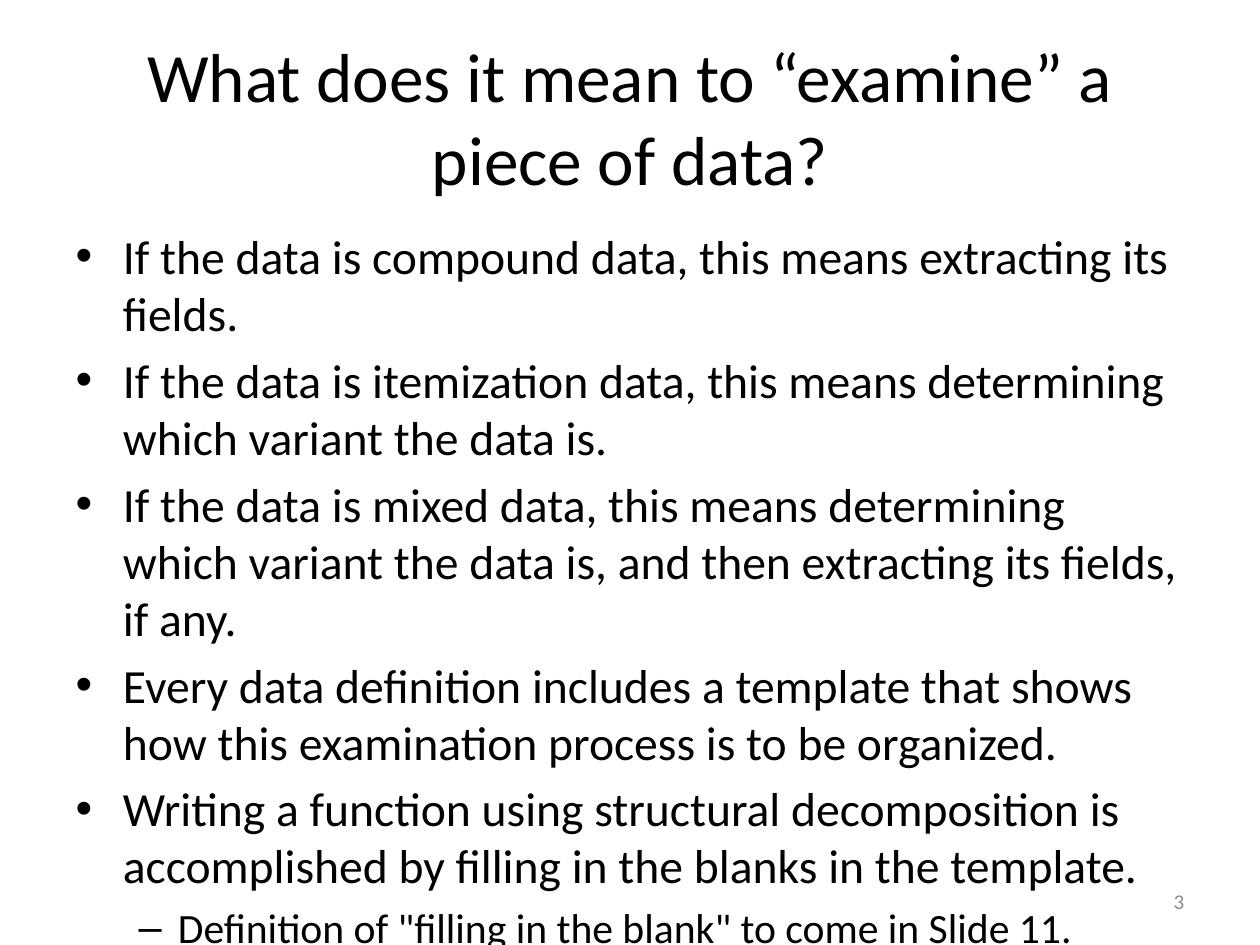
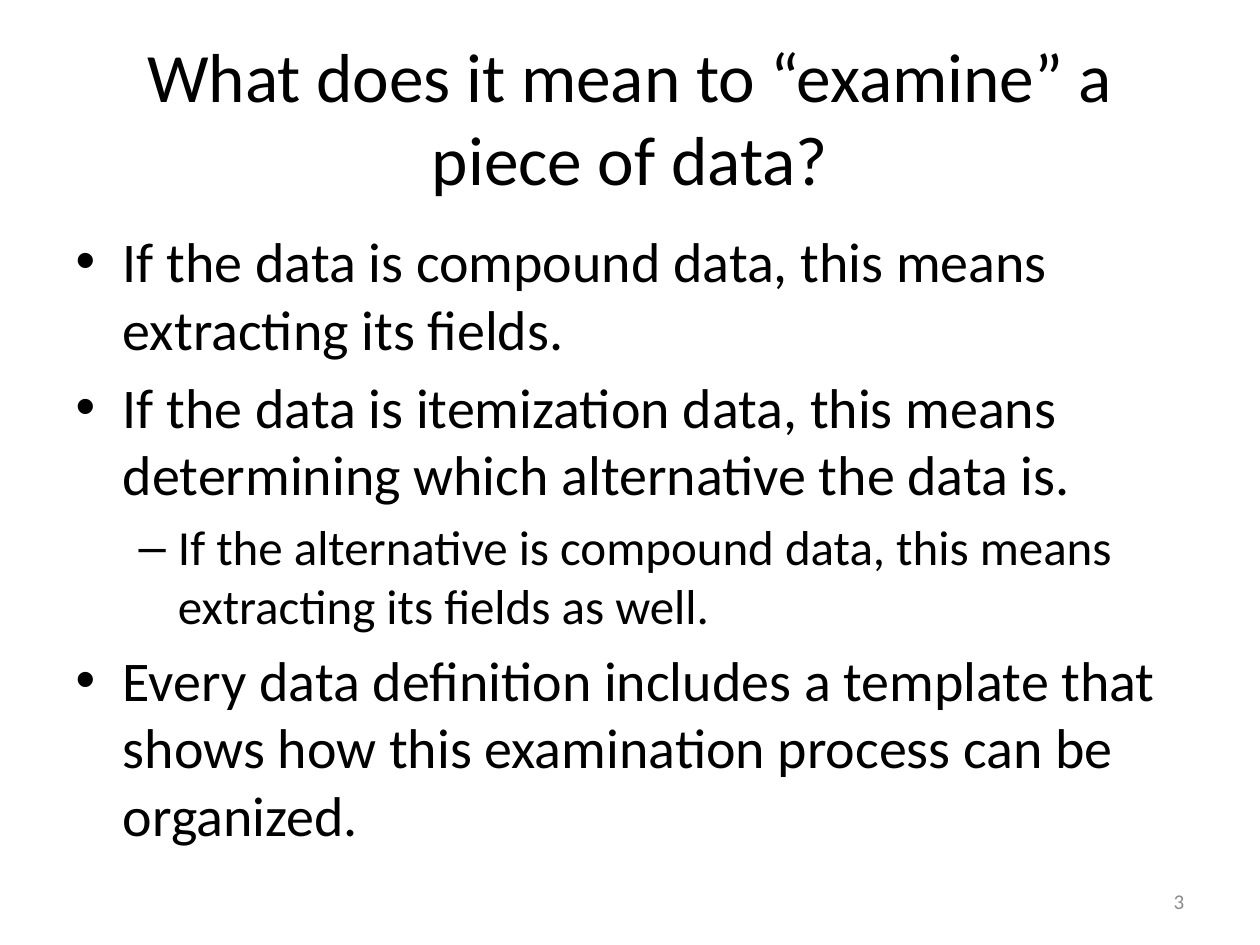
Before and after one commit to mwand/cs5010f17, a slide deck: slide 3 of Slides/Lesson 1.4 Using a Template.pptx. Drawn at 1260x945 pixels with LibreOffice and Linux fonts; fonts in the diff are those of the drawing. Boxes give left, top, right and bottom in pixels: in the first picture for what was removed or moved away, otherwise in the second. Text is boxed around its words. In the diff, an @@ line names an element or a change of style, - is before the commit and + after.

Commit message:
tried to expunge 'mixed data'

```diff
--- a/Slides/Lesson 1.4 Using a Template.pptx
+++ b/Slides/Lesson 1.4 Using a Template.pptx
@@ text at <box>123,243,1047,360</box>: size 27.2 to 32 pt in "If the data is compound data, this ..." @@
@@ text at <box>123,389,1155,846</box>: text changed; size 27.2 to 32 pt @@
-• If the data is itemization data, this means determining which variant the data is.
-• If the data is mixed data, this means determining which variant the data is, and then extracting its fields, if any.
-• Every data definition includes a template that shows how this examination process is to be organized.
-• Writing a function using structural decomposition is accomplished by filling in the blanks in the template.
-  – Definition of "filling in the blank" to come in Slide 11.
+• If the data is itemization data, this means determining which alternative the data is.
+  – If the alternative is compound data, this means extracting its fields as well.
+• Every data definition includes a template that shows how this examination process can be organized.
```
Also in this commit, not shown: 5 other slides changed, 6 other files.
